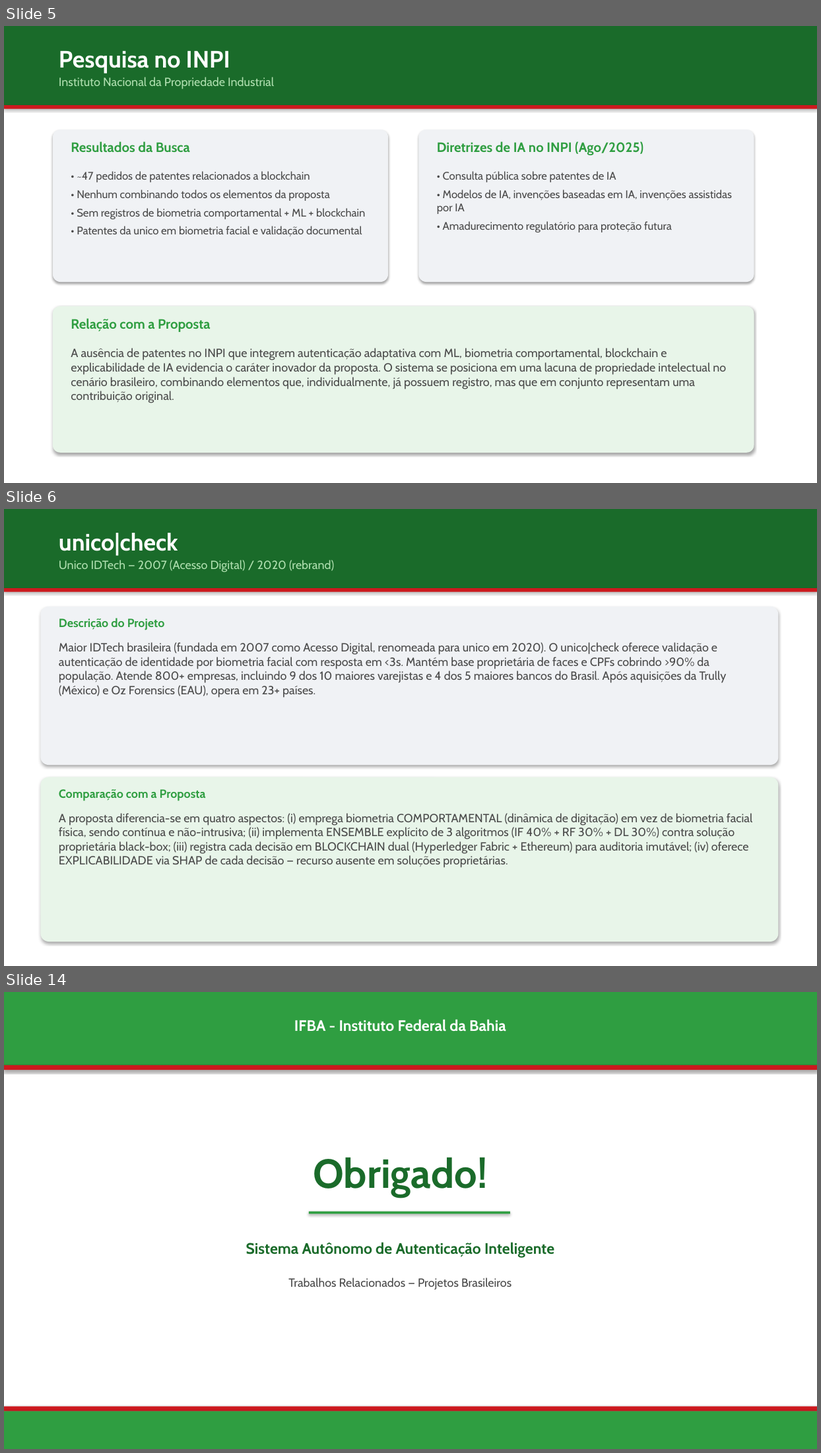
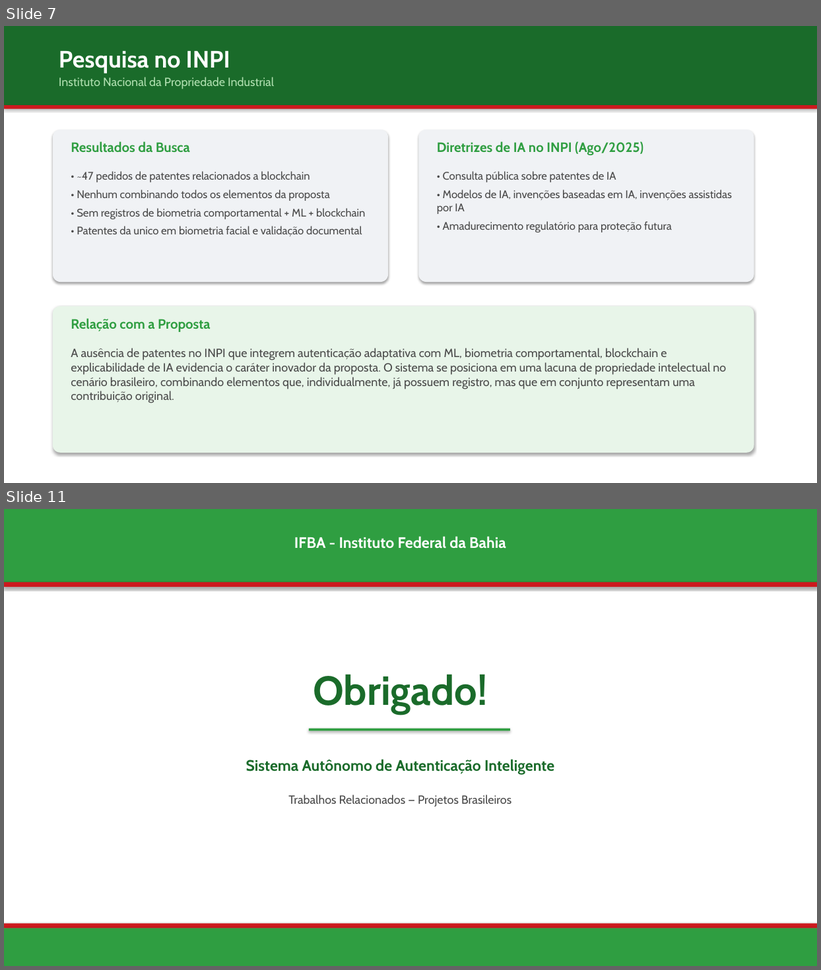
Before and after one commit to jgbcientista/gestao-autonomo, a slide deck: docs/trabalhos-relacionados.pptx. Shown one above the other, each under a label of ours: slides 5, 6 and 14 before the commit, slides 7 and 11 after it; the slides between them are not shown. The pictures are 821x1453 and 821x970 pixels, drawn with LibreOffice and Linux fonts; fonts in the diff are those of the drawing. Boxes give left, top, right and bottom in pixels: in the first picture for what was removed or moved away, otherwise in the second. Text is boxed around its words. In the diff, an @@ line names an element or a change of style, - is before the commit and + after.

```diff
--- a/docs/trabalhos-relacionados.pptx
+++ b/docs/trabalhos-relacionados.pptx
@@ slide 6 removed at (4, 509, 817, 966), background #FFFFFF @@
@@ rectangle removed at (4, 509, 817, 588) @@
@@ text removed at (59, 533, 178, 556) @@
-unico|check
@@ text removed at (59, 560, 334, 572) @@
-Unico IDTech — 2007 (Acesso Digital) / 2020 (rebrand)
@@ rectangle removed at (4, 588, 817, 592) @@
@@ rounded rectangle removed at (40, 607, 779, 765) @@
@@ text removed at (59, 618, 165, 630) @@
-Descrição do Projeto
@@ text removed at (59, 642, 727, 698) @@
-Maior IDTech brasileira (fundada em 2007 como Acesso Digital, renomeada para unico em 2020). O unico|check oferece validação e autenticação de identidade por biometria facial com resposta em <3s. Mantém base proprietária de faces e CPFs cobrindo >90% da população. Atende 800+ empresas, incluindo 9 dos 10 maiores varejistas e 4 dos 5 maiores bancos do Brasil. Após aquisições da Trully (México) e Oz Forensics (EAU), opera em 23+ países.
@@ rounded rectangle removed at (40, 778, 779, 942) @@
@@ text removed at (59, 789, 206, 801) @@
-Comparação com a Proposta
@@ text removed at (59, 813, 752, 868) @@
-A proposta diferencia-se em quatro aspectos: (i) emprega biometria COMPORTAMENTAL (dinâmica de digitação) em vez de biometria facial física, sendo contínua e não-intrusiva; (ii) implementa ENSEMBLE explícito de 3 algoritmos (IF 40% + RF 30% + DL 30%) contra solução proprietária black-box; (iii) registra cada decisão em BLOCKCHAIN dual (Hyperledger Fabric + Ethereum) para auditoria imutável; (iv) oferece EXPLICABILIDADE via SHAP de cada decisão — recurso ausente em soluções proprietárias.
@@ what was slide 5 is now slide 7 @@
@@ what was slide 14 is now slide 11 @@
```
Also in this commit, not shown: 5 slides changed, 4 slides added, 6 other slides removed.
